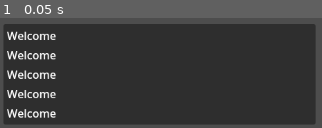
Above: before the commit, frame 1.
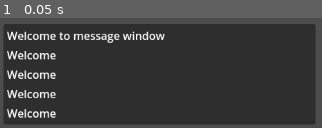
Above: after the commit, the same moment.

Repository: chris-hjelmfelt/godot-message-window
Game: Godot game, scene res://main.tscn
The game is run twice, just before and just after one commit, with the same random seed, the same clock (stepped at 60 frames per second) and the same inputs.
Inputs:
- Up to frame 1 (0.05 s): no input

The runs differ from the first frame. In frame 1, 1.3% of the frame differs, in the area x 18-52%, y 11-23%.

Commit message:
basic send message code

Diff:
--- a/main.tscn
+++ b/main.tscn
@@ -1,8 +1,12 @@
-[gd_scene load_steps=2 format=3 uid="uid://e5hwh24nk1a2"]
+[gd_scene load_steps=4 format=3 uid="uid://e5hwh24nk1a2"]
+
+[ext_resource type="Script" path="res://scripts/main.gd" id="1_f5vh7"]
+[ext_resource type="Script" path="res://scripts/message_window.gd" id="2_aeahu"]
 
 [sub_resource type="SystemFont" id="SystemFont_6bsyf"]
 
 [node name="Main" type="Node2D"]
+script = ExtResource("1_f5vh7")
 
 [node name="UI" type="CanvasLayer" parent="."]
 
@@ -14,6 +18,7 @@
 grow_horizontal = 2
 grow_vertical = 2
 mouse_filter = 1
+script = ExtResource("2_aeahu")
 
 [node name="MarginContainer" type="MarginContainer" parent="UI/Message Window"]
 layout_mode = 1
--- a/project.godot
+++ b/project.godot
@@ -14,3 +14,15 @@
 run/main_scene="res://main.tscn"
 config/features=PackedStringArray("4.3", "Forward Plus")
 config/icon="res://icon.svg"
+
+[autoload]
+
+Globals="*res://scripts/globals.gd"
+
+[input]
+
+escape={
+"deadzone": 0.5,
+"events": [Object(InputEventKey,"resource_local_to_scene":false,"resource_name":"","device":-1,"window_id":0,"alt_pressed":false,"shift_pressed":false,"ctrl_pressed":false,"meta_pressed":false,"pressed":false,"keycode":0,"physical_keycode":4194305,"key_label":0,"unicode":0,"location":0,"echo":false,"script":null)
+]
+}
--- /dev/null
+++ b/scripts/globals.gd
@@ -0,0 +1,3 @@
+extends Node
+
+signal display_message(message: String)   # from: many   to: message_window
--- /dev/null
+++ b/scripts/main.gd
@@ -0,0 +1,11 @@
+extends Node2D
+
+var one: String = "Welcome to message window"
+
+func _ready():
+	Globals.display_message.emit(one)
+
+
+func _unhandled_input(event):
+	if event.is_action_pressed("escape"):
+			get_tree().quit()
--- /dev/null
+++ b/scripts/message_window.gd
@@ -0,0 +1,9 @@
+extends Control
+
+
+func _ready() -> void:
+	Globals.display_message.connect(display)
+
+
+func display(message: String):
+	$MarginContainer/PanelContainer/MarginContainer/VBoxContainer/Label.text = message
Not shown, changed: .gitignore
